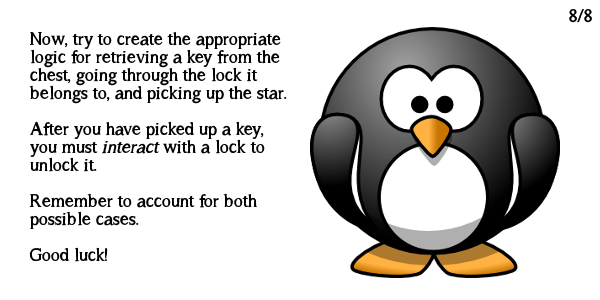
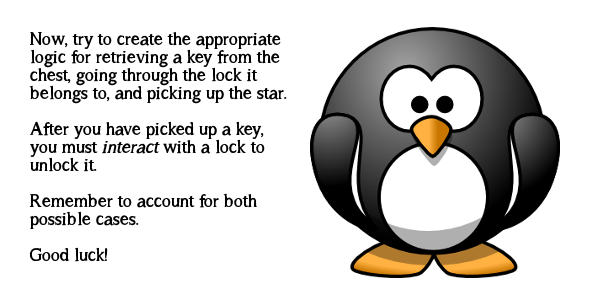
Comparing the layer stacks of the two 600px x 300px images. Changes:
painted on "8/8" over <box>569,9,592,23</box>
